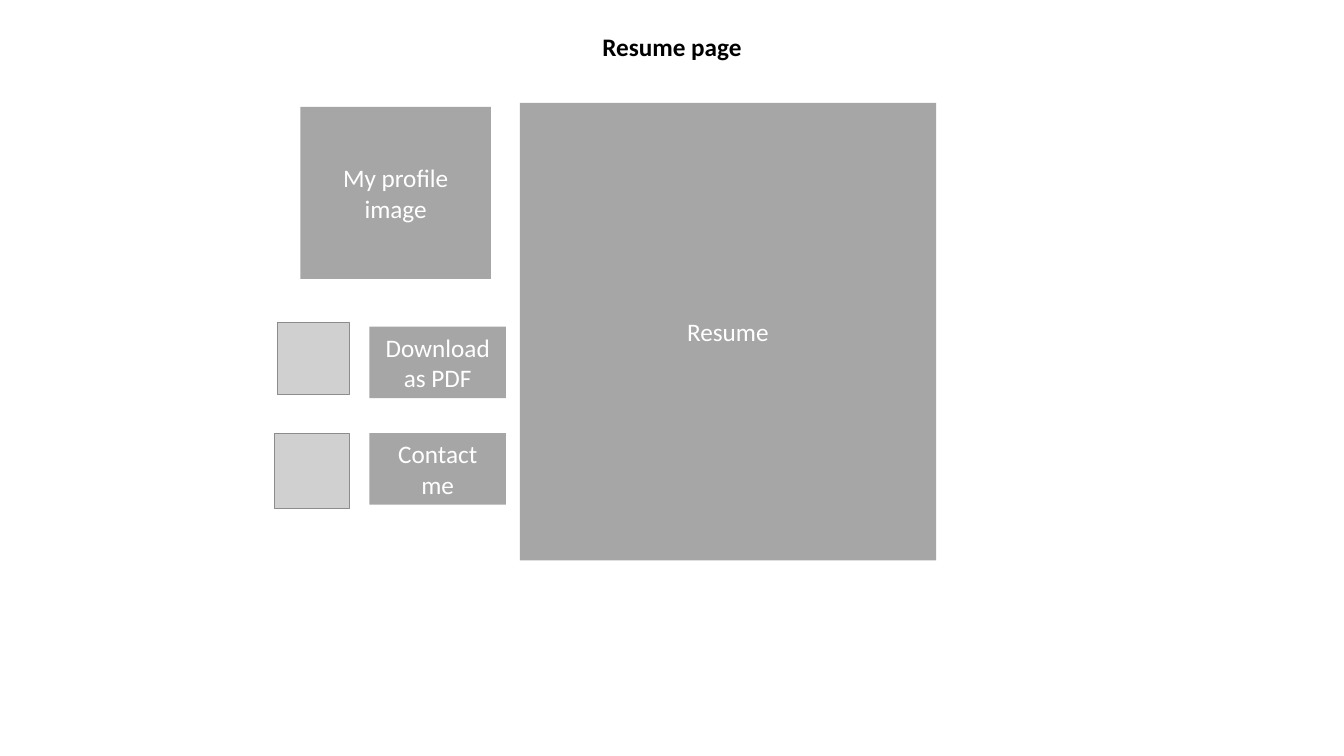
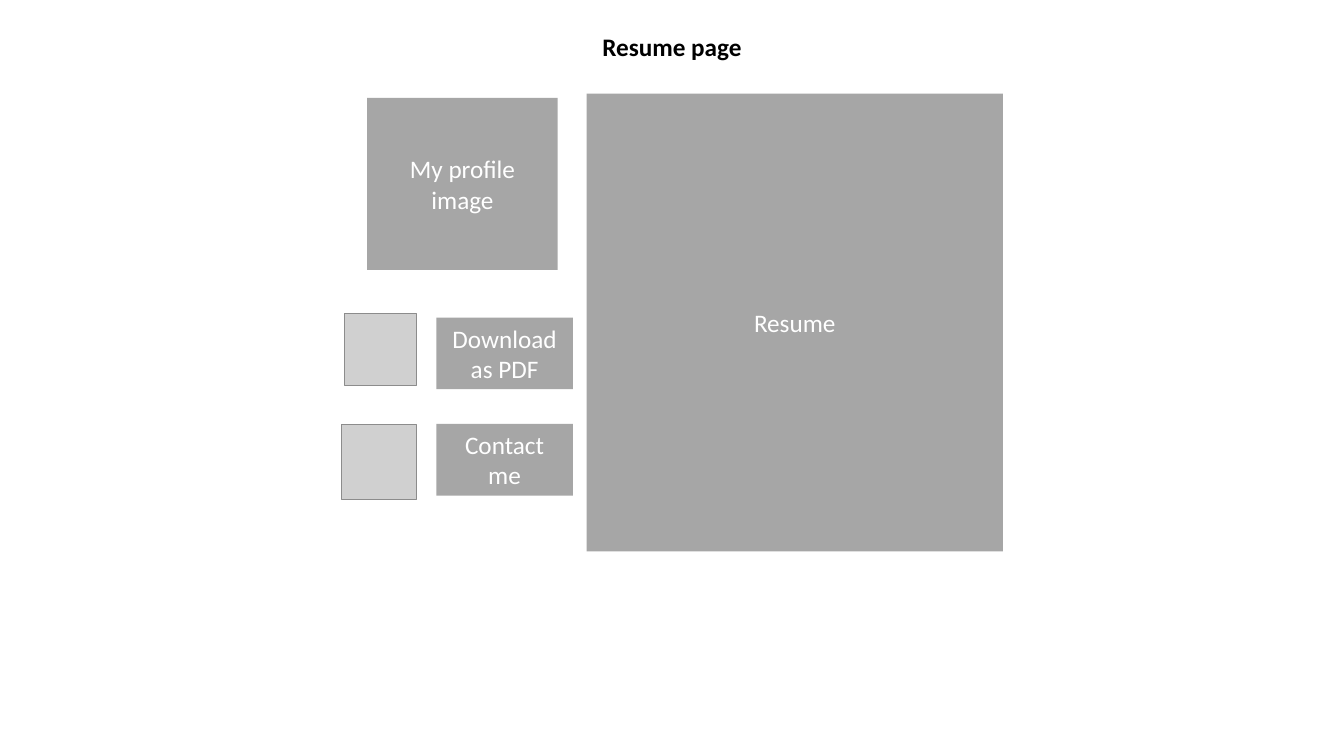
Before and after one commit to ofiravig/Ofir.Avigad, a slide deck: slide 2 of CV/UI sketches/UI sketches.pptx. Drawn at 1344x756 pixels with LibreOffice and Linux fonts; fonts in the diff are those of the drawing; grey boxes stand for pictures. Boxes give left, top, right and bottom in pixels: in the first picture for what was removed or moved away, otherwise in the second. Text is boxed around its words. In the diff, an @@ line names an element or a change of style, - is before the commit and + after.

```diff
--- a/CV/UI sketches/UI sketches.pptx
+++ b/CV/UI sketches/UI sketches.pptx
@@ picture: place and size @@
-picture at (277, 323, 349, 394)
+picture at (345, 314, 416, 385)
@@ 4 rectangles, 1 picture: place and size @@
-4 rectangles, 1 picture at (274, 103, 937, 561)
+4 rectangles, 1 picture at (341, 94, 1003, 552)
```
Also in this commit, not shown: 1 other file.
